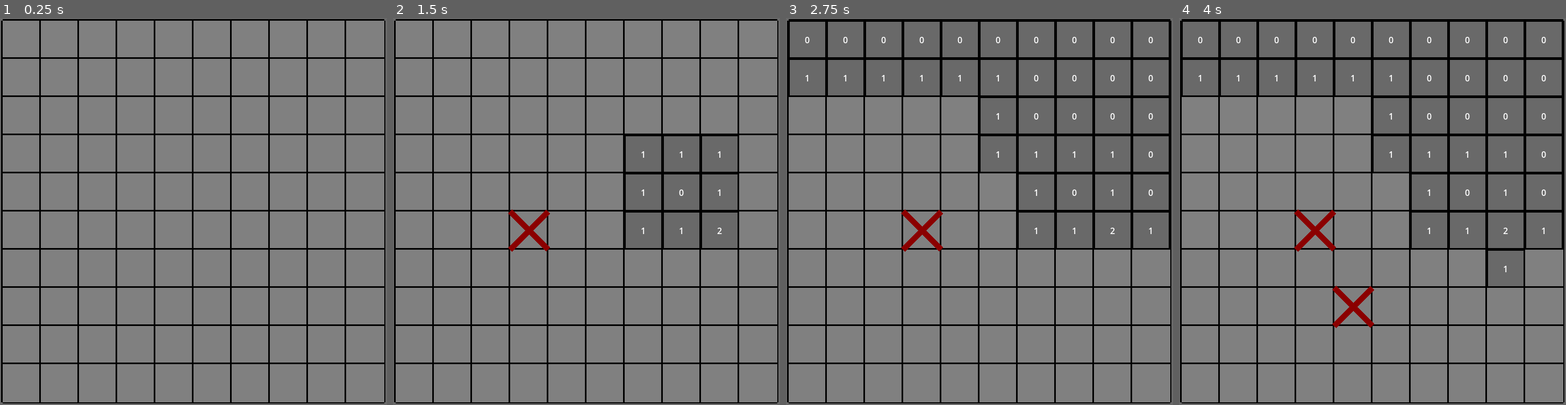
Above: before the commit, frames 1-4 (left to right).
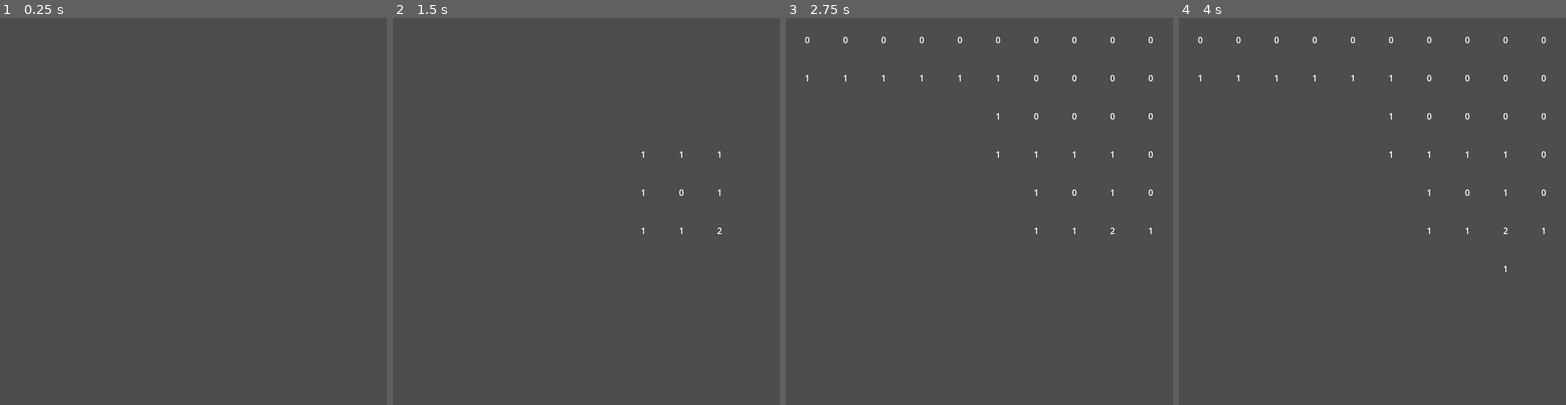
Above: after the commit, the same moments.

Repository: Dramura5088/mobile-minesweeper
Game: Godot game, scene res://minesweeper.tscn
Two runs of this game, one before a commit and one after it. Both use one fixed random seed, a clock stepped at 60 frames per second and the inputs below.
Inputs (mouse positions are in pixels of both pictures, inside the frame that each line leads up to):
- Up to frame 1 (0.25 s): no input
- Up to frame 2 (1.5 s): tap Enter at 0.5 s; move the mouse to (671, 192) at 0.52 s; click (671, 192) at 0.6 s; tap Space at 1.25 s; move the mouse to (509, 230) at 1.27 s; right-click (509, 230) at 1.35 s
- Up to frame 3 (2.75 s): tap Enter at 2 s; move the mouse to (1018, 126) at 2.02 s; click (1018, 126) at 2.1 s
- Up to frame 4 (4 s): tap Space at 2.75 s; move the mouse to (1353, 288) at 2.77 s; right-click (1353, 288) at 2.85 s; tap Enter at 3.5 s; move the mouse to (1488, 269) at 3.52 s; click (1488, 269) at 3.6 s

The runs differ from the first frame. In frame 1, 100% of the frame differs, in the area x 0-100%, y 0-100%; in frame 2, 100%; in frame 3, 100%; in frame 4, 100%.

Commit message:
rendering work

Diff:
--- a/gridManager.gd
+++ b/gridManager.gd
@@ -28,7 +28,8 @@
 var rng = RandomNumberGenerator.new()
 
 # PRESET
-@export var tile_scene: PackedScene
+@export var tileLabel_Scene: PackedScene
+@export var tileMesh_Scene: PackedScene
 
 # UI SCALING
 var screen_size
@@ -65,7 +66,7 @@
 		for y in range(gridYSize):
 			var pos:Vector2i = Vector2i(x,y)
 			var worldPos:Vector2 = gridPosToWorldPos(pos)
-			var gridObject = Tile.new(pos, worldPos, screen_sizeScale, false, tile_scene, self)
+			var gridObject = Tile.new(pos, worldPos, screen_sizeScale, false, tileMesh_Scene,tileLabel_Scene, self)
 			grid[pos] = gridObject
 
 	# BOMB
@@ -129,7 +130,10 @@
 		queue_redraw()
 
 func _draw():
-	drawGrid()
+	#drawGrid()
+	for pos in grid:
+		grid[pos].createCustomMesh()
+	queue_redraw()
 
 func drawGrid():
 	draw_line(Vector2(0,screen_size.y/2),Vector2(screen_size.x,screen_size.y/2), backgroundColor, screen_size.y)
--- a/minesweeper.tscn
+++ b/minesweeper.tscn
@@ -1,8 +1,10 @@
-[gd_scene load_steps=3 format=3 uid="uid://dn4altfvkrygt"]
+[gd_scene load_steps=4 format=3 uid="uid://dn4altfvkrygt"]
 
 [ext_resource type="Script" uid="uid://copwuke41tg61" path="res://gridManager.gd" id="1_1jydy"]
 [ext_resource type="PackedScene" uid="uid://dao1g460lobac" path="res://tileLabel.tscn" id="2_7nxku"]
+[ext_resource type="PackedScene" uid="uid://cjydu4b1ci8s" path="res://tileMesh.tscn" id="3_xrf8k"]
 
 [node name="Node2D" type="Node2D"]
 script = ExtResource("1_1jydy")
-tile_scene = ExtResource("2_7nxku")
+tileLabel_Scene = ExtResource("2_7nxku")
+tileMesh_Scene = ExtResource("3_xrf8k")
--- a/tile.gd
+++ b/tile.gd
@@ -7,11 +7,15 @@
 var tileScale:Vector2
 
 var isBomb: bool
+
 var labelPrefab: PackedScene
 var label: Label
 
+var meshPrefab: PackedScene
+var mesh: MeshInstance2D
+
 @warning_ignore("shadowed_variable")
-func _init(gridPosition: Vector2i, worldPosition:Vector2, tileScale:Vector2, isBomb: bool, labelPrefab:PackedScene, parent:Node2D):
+func _init(gridPosition: Vector2i, worldPosition:Vector2, tileScale:Vector2, isBomb: bool, meshPrefab: PackedScene,labelPrefab:PackedScene, parent:Node2D):
 	self.parent = parent
 
 	self.gridPosition = gridPosition
@@ -22,6 +26,11 @@
 
 	self.labelPrefab = labelPrefab
 	self.label = null
+
+	self.meshPrefab = meshPrefab
+	self.mesh = null
+
+
 
 func nearbyBombs(grid:Dictionary, lockedGrid:Dictionary ,unveilIfNoBombs:bool = true) -> int:
 	var bombs:int = 0
@@ -62,4 +71,58 @@
 
 	label.size = tileScale
 	label.position = worldPosition
-	label.name = "X:" + str(gridPosition.x) + " Y:" + str(gridPosition.y)
+	label.name += " X:" + str(gridPosition.x) + " Y:" + str(gridPosition.y)
+	self.label = label
+
+func createMesh():
+	mesh = meshPrefab.instantiate()
+	parent.add_child(mesh)
+	mesh.position = worldPosition
+	mesh.name += " X:" + str(gridPosition.x) + " Y:" + str(gridPosition.y)
+	self.mesh = mesh
+
+#@warning_ignore("unused_parameter")
+#func createCustomMesh(grid:Dictionary, lockedGrid:Dictionary):
+	#if self.mesh == null:
+		#createMesh()
+	#
+	#var a_mesh = ArrayMesh.new()
+	#var verticies := PackedVector3Array([
+		#Vector3(0,0,0) * tileScale.x,
+		#Vector3(1,0,0) * tileScale.x,
+		#Vector3(0,-1,0) * tileScale.x,
+	#])
+	#
+	#var indicies := PackedInt32Array([
+		#0,1,2
+	#])
+#
+	#var array = []
+	#array.resize(Mesh.ARRAY_MAX)
+	#array[Mesh.ARRAY_VERTEX] = verticies
+	#array[Mesh.ARRAY_INDEX] = indicies
+	#a_mesh.add_surface_from_arrays(Mesh.PRIMITIVE_TRIANGLES, array)
+	#self.mesh.mesh = a_mesh
+	#print(a_mesh)
+
+func createCustomMesh():
+
+	if self.mesh == null:
+		createMesh()
+
+	var st = SurfaceTool.new()
+	st.begin(Mesh.PRIMITIVE_TRIANGLES)
+
+	st.add_vertex(Vector3(0,0,0))
+	st.add_vertex(Vector3(1,0,0))
+	st.add_vertex(Vector3(0,1,0))
+
+
+	var mesh = st.commit()
+	self.mesh.mesh=mesh
+
+func createQuad(topLeft:Vector3, topRight:Vector3, bottomLeft:Vector3, bottomRight:Vector3):
+	pass
+
+func bezierCurvePoint(start:Vector3, mid:Vector3, end:Vector3, t:float):
+	pass
--- a/tileLabel.tscn
+++ b/tileLabel.tscn
@@ -21,3 +21,5 @@
 horizontal_alignment = 1
 vertical_alignment = 1
 script = SubResource("GDScript_1h3lw")
+
+[node name="MeshInstance2D" type="MeshInstance2D" parent="."]
--- /dev/null
+++ b/tileMesh.tscn
@@ -0,0 +1,7 @@
+[gd_scene load_steps=2 format=3 uid="uid://cjydu4b1ci8s"]
+
+[sub_resource type="CanvasItemMaterial" id="CanvasItemMaterial_aqvye"]
+light_mode = 1
+
+[node name="TileMesh" type="MeshInstance2D"]
+material = SubResource("CanvasItemMaterial_aqvye")
